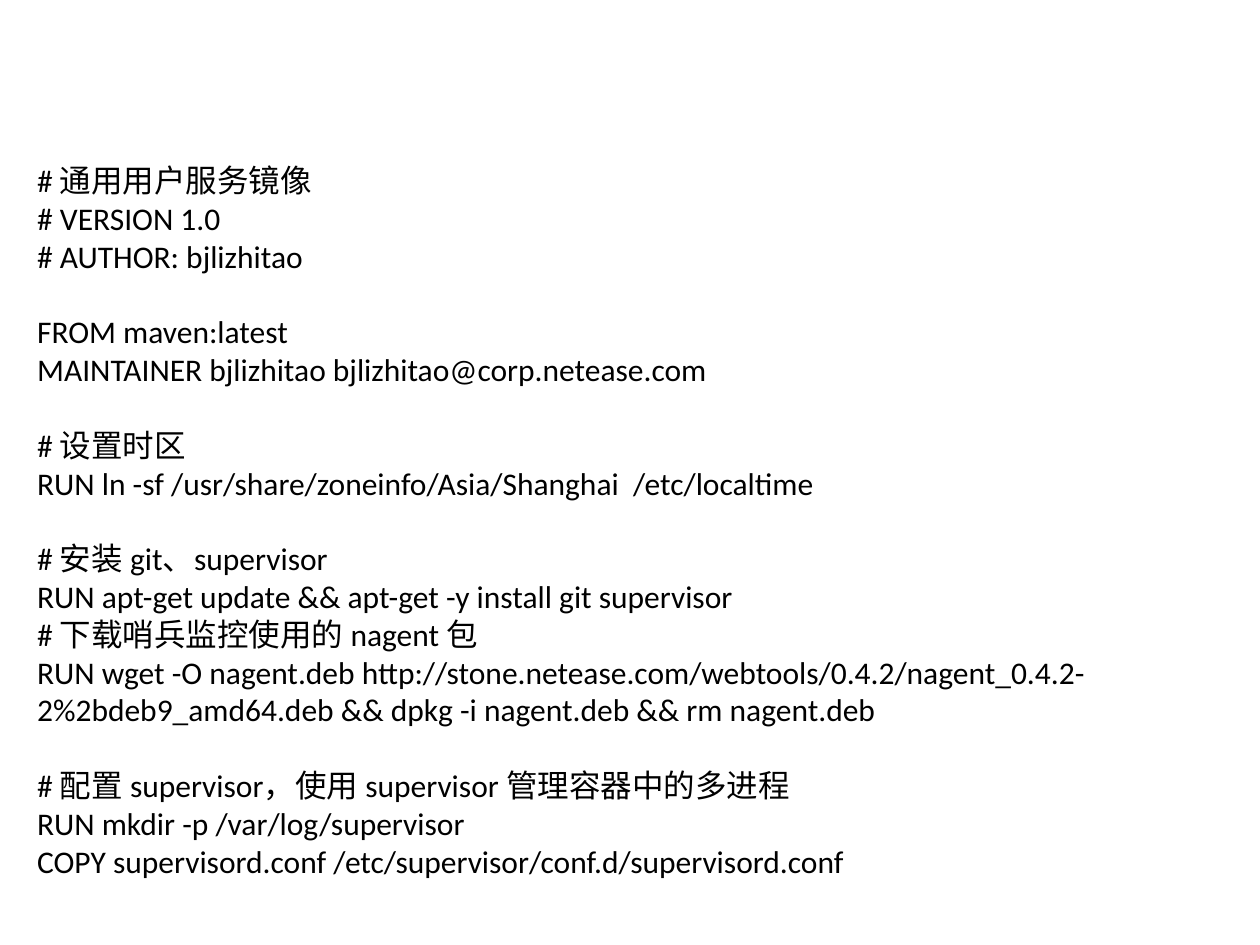
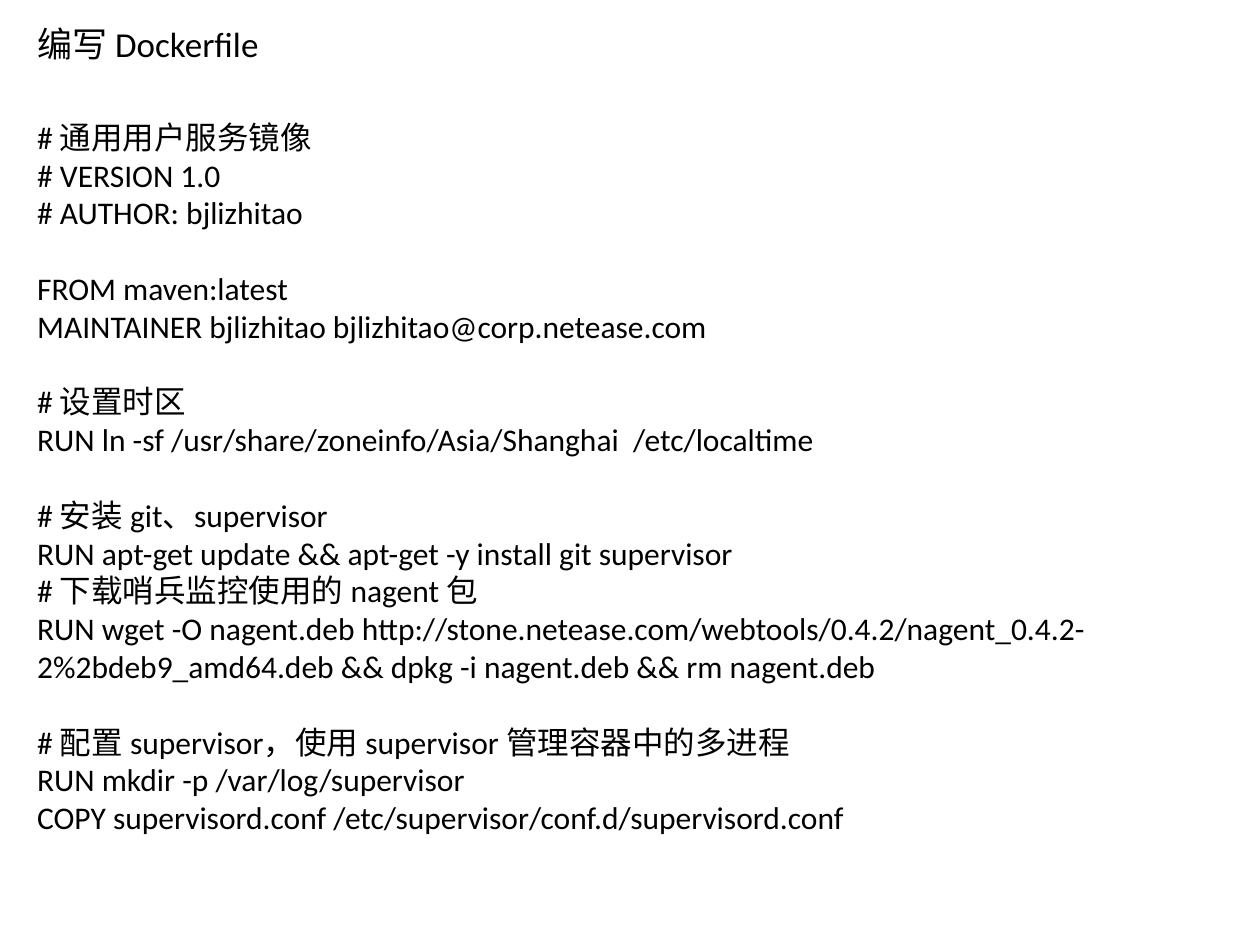
Before and after one commit to currycan/MindMap, a slide deck: slide 6 of docker/建德云使用.pptx (slide 1 before the commit). Drawn at 1260x945 pixels with LibreOffice and Linux fonts; fonts in the diff are those of the drawing. Boxes give left, top, right and bottom in pixels: in the first picture for what was removed or moved away, otherwise in the second. Text is boxed around its words. In the diff, an @@ line names an element or a change of style, - is before the commit and + after.

Commit message:
share

```diff
--- a/docker/建德云使用.pptx
+++ b/docker/建德云使用.pptx
@@ text added at bbox=[37, 27, 258, 60], 20 pt, text #000000 @@
+编写 Dockerfile
@@ text "# 通用用户服务镜像": place and size @@
-text "# 通用用户服务镜像" at bbox=[37, 165, 1085, 878]
+text "# 通用用户服务镜像" at bbox=[37, 122, 1085, 834]
```
Also in this commit, not shown: 5 other slides changed, 7 slides added.
